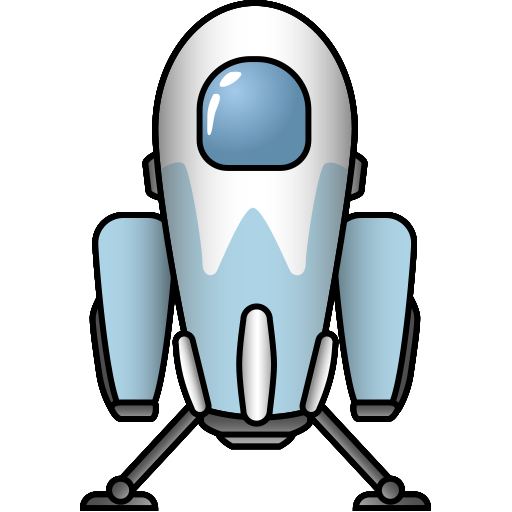
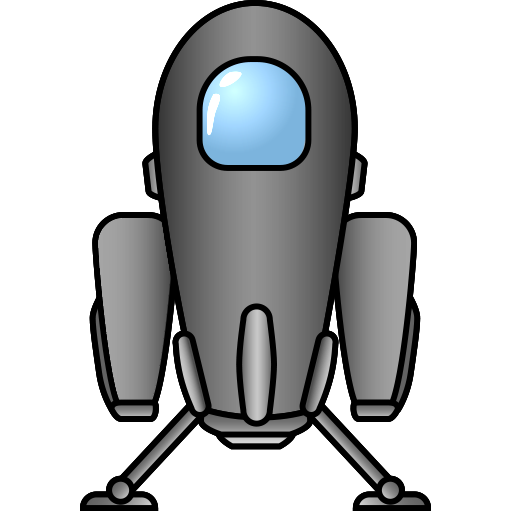
Comparing the layer stacks of the two 512 x 512 images. Changes:
hid "369" over [80, 0, 431, 511]
added layer "369 Base copia" above "369 Base" over [98, 218, 170, 399]
painted on "369 Base" over [98, 6, 412, 421]
